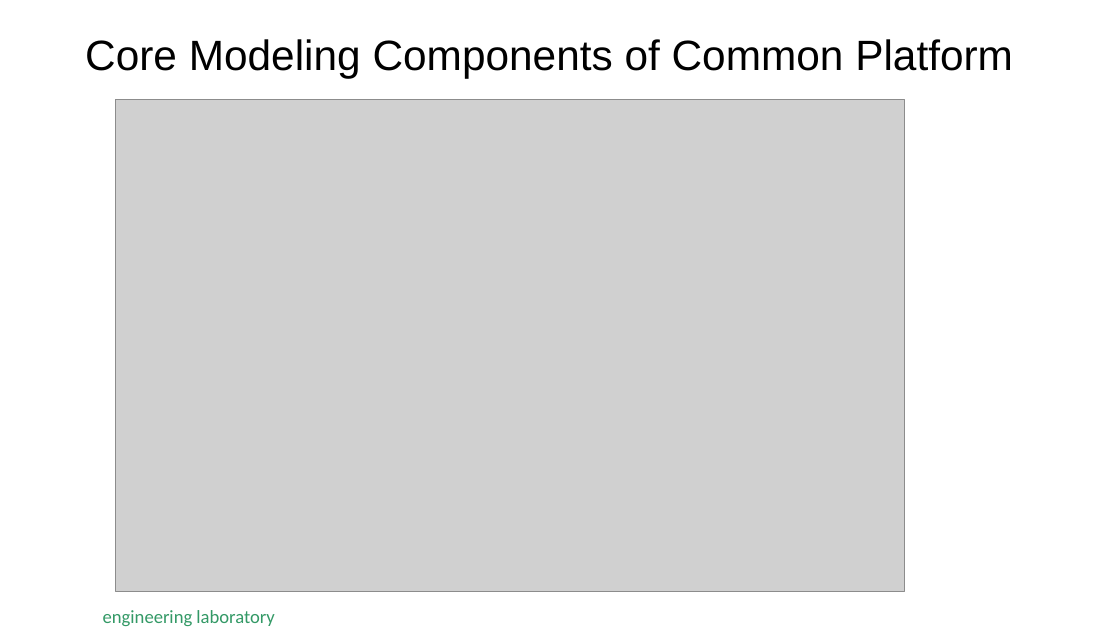
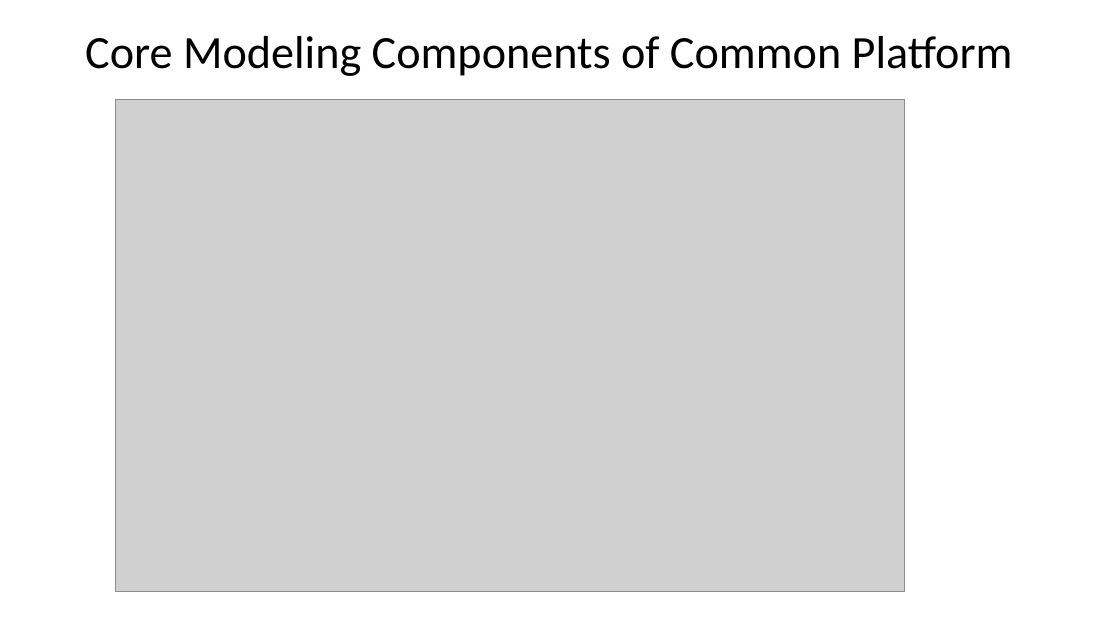
Before and after one commit to usnistgov/TEChallengeComponentModel, a slide deck: slide 8 of TEChallengeCommonAbstractModels.pptx (slide 4 before the commit). Drawn at 1120x630 pixels with LibreOffice and Linux fonts; fonts in the diff are those of the drawing; grey boxes stand for pictures; background and template pictures are left out. Boxes give left, top, right and bottom in pixels: in the first picture for what was removed or moved away, otherwise in the second. Text is boxed around its words. In the diff, an @@ line names an element or a change of style, - is before the commit and + after.

```diff
--- a/TEChallengeCommonAbstractModels.pptx
+++ b/TEChallengeCommonAbstractModels.pptx
@@ text "Core Modeling Components of Common ..." at <box>85,36,1013,76</box>: size 36.3 to 39.6 pt, font Arial to Calibri; line spacing 0.8 to 0.7 @@
@@ text removed at <box>103,610,274,626</box> @@
-engineering laboratory
```
Also in this commit, not shown: 4 other slides changed, 9 slides added, 4 slides removed.
